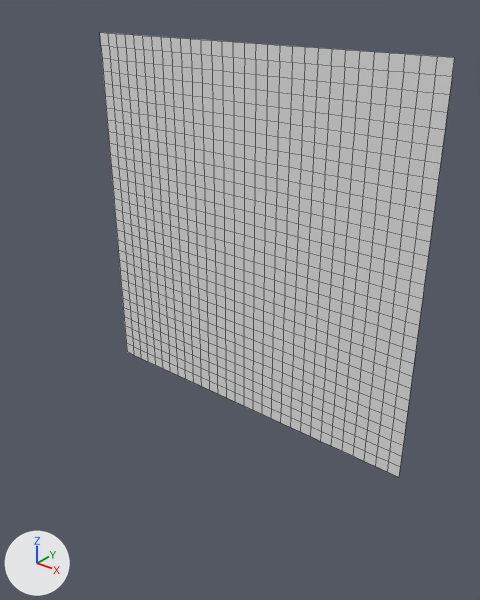
The OBJ model Assets/Tiled2Unity/Meshes/TextArea.obj: old version first, new version second.
Before and after are seen from a 50 mm camera at (245.0, -614.0, 65.0) aimed at (-271.0, 30.0, -335.0). Every picture has the same lights, and +X, +Y and +Z are marked at lower left. Mesh edges are drawn as thin lines. Where no turn or scale is listed for an object, it has been applied to the vertices.

Names of what the first picture shows: 'TextArea'.
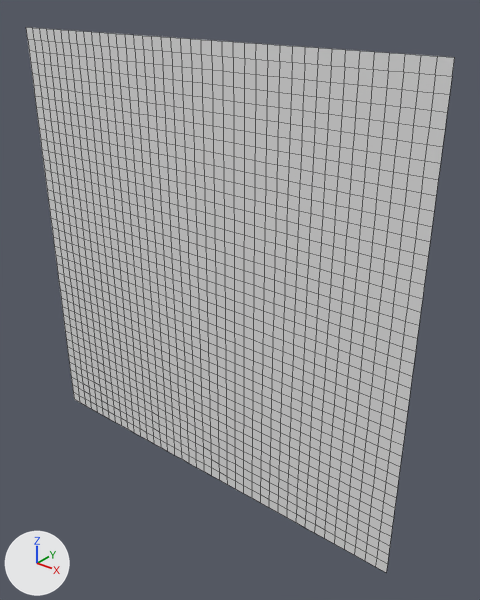
Pixel boxes [x1, y1, x2, y2] of what changed, in the pictures (480 x 600 px):
```json
{"object": "TextArea", "change": "reshaped", "before": [100, 33, 455, 477], "after": [26, 27, 455, 572], "on screen": "21% wider, 23% taller"}
{"part": 1, "of": "me_textarea", "change": "added", "after": [26, 27, 399, 572]}
```

Edits to the scene script, one JSON object a line:
```json
{"block": "me_textarea", "where": "# used by ob_textarea; location = (0.0, 0.0, 0.0)"}
{"op": "remove", "block": "me_textarea", "code": "me_textarea.from_pydata(...)  # 961 vertices, 900 faces; spans x -480.0..0.0, y 0.0, z -480.0..0.0"}
{"op": "add", "block": "me_textarea", "code": "me_textarea.from_pydata(...)  # 1681 vertices, 1600 faces; spans x -640.0..0.0, y 0.0, z -640.0..0.0"}
{"block": "me_textarea", "change": "me_textarea part 1: 720 vertices added at x -640.0..0.0, y 0.0, z -640.0..0.0"}
```
